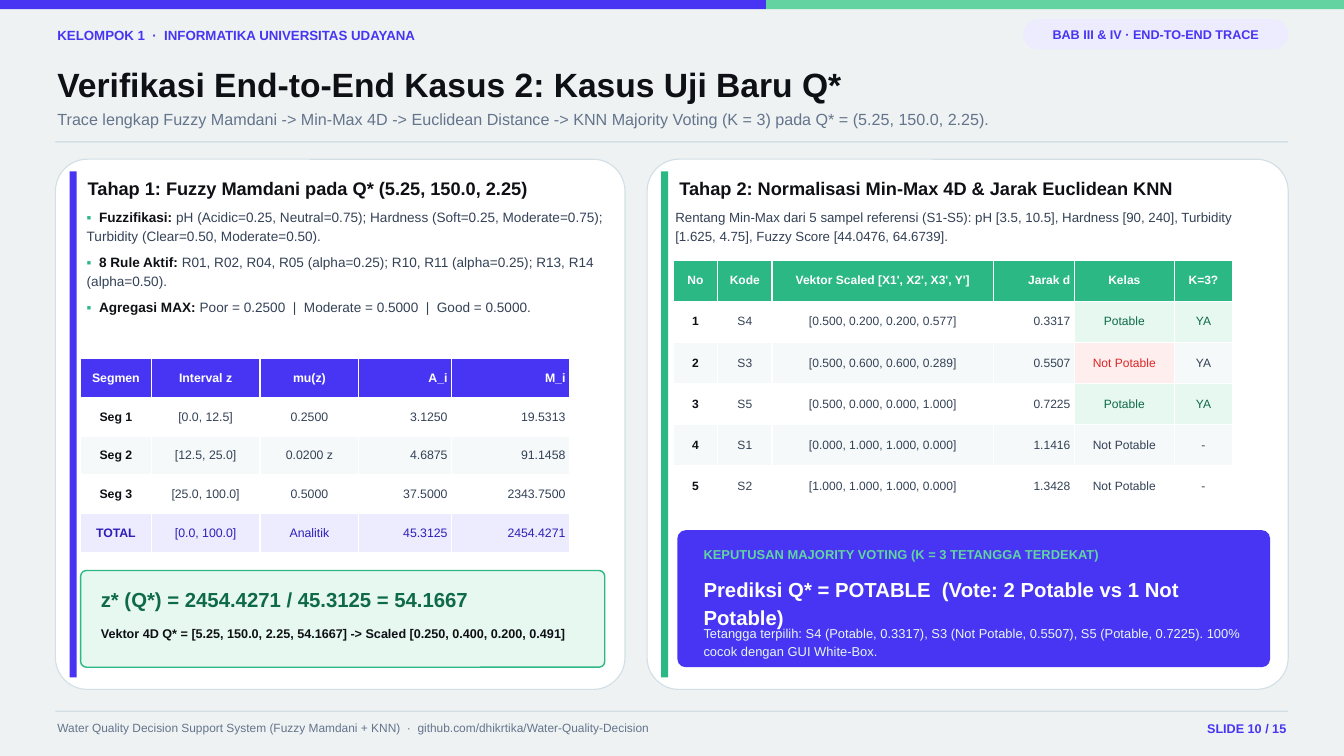
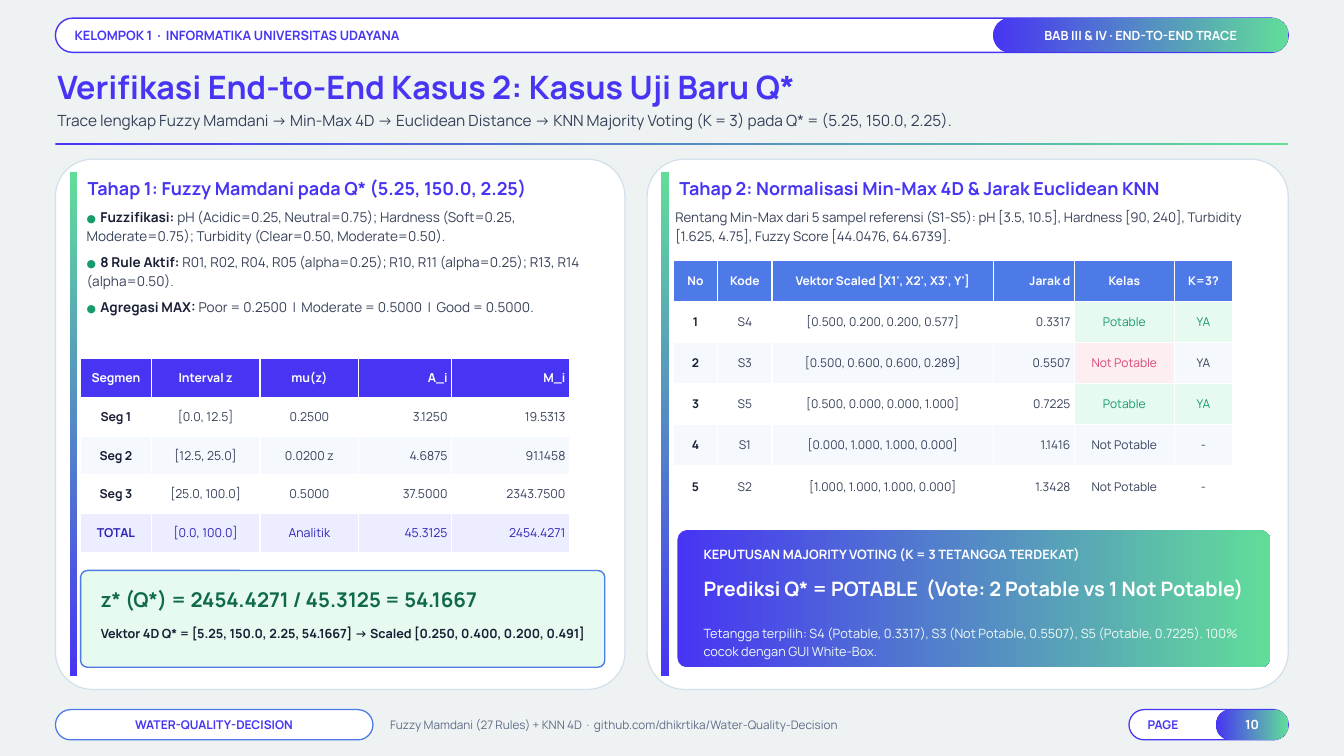
Before and after one commit to Niel-1/Water-Quality-Decision, a slide deck: slide 10 of docs/Presentasi_Final_Project_TLF_Kelompok_1.pptx. Drawn at 1344x756 pixels with LibreOffice and Linux fonts; fonts in the diff are those of the drawing; background and template pictures are left out. Boxes give left, top, right and bottom in pixels: in the first picture for what was removed or moved away, otherwise in the second. Text is boxed around its words. In the diff, an @@ line names an element or a change of style, - is before the commit and + after.

```diff
--- a/docs/Presentasi_Final_Project_TLF_Kelompok_1.pptx
+++ b/docs/Presentasi_Final_Project_TLF_Kelompok_1.pptx
@@ rectangle removed at bbox=[0, 0, 766, 9] @@
@@ rounded rectangle "KELOMPOK 1 · INFORMATIKA UNIVERSITAS ...": place and size @@
-rounded rectangle "KELOMPOK 1 · INFORMATIKA UNIVERSITAS ..." at bbox=[57, 30, 415, 40]
+rounded rectangle "KELOMPOK 1 · INFORMATIKA UNIVERSITAS ..." at bbox=[55, 18, 1289, 52]
@@ rounded rectangle "KELOMPOK 1 · INFORMATIKA UNIVERSITAS ..." at bbox=[55, 18, 1289, 52]: size 9.5 to 9.2 pt, font Arial to Manrope; line spacing 1.18 to 1; vertical alignment top to middle; fill none to #FFFFFF; outline none to #4735F3 1 pt @@
@@ rectangle removed at bbox=[766, 0, 1344, 9] @@
@@ rounded rectangle "BAB III & IV · ...": place and size @@
-rounded rectangle "BAB III & IV · ..." at bbox=[1023, 19, 1289, 49]
+rounded rectangle "BAB III & IV · ..." at bbox=[993, 18, 1289, 52]
@@ rounded rectangle "BAB III & IV · ..." at bbox=[993, 18, 1289, 52]: font Arial to Manrope, text colour #4735F3 to #FFFFFF; fill #EDEBFE to gradient #4735F3 to #61DD99 @@
@@ text "Verifikasi End-to-End Kasus 2: Kasus ..." at bbox=[57, 75, 795, 107]: size 24 to 23 pt, font Arial to Manrope, text colour #0F1015 to #4735F3 @@
@@ text "Trace lengkap Fuzzy Mamdani -> ..." at bbox=[57, 113, 952, 130]: size 11.5 to 11 pt, font Arial to Manrope, text colour #64748B to #364158 @@
@@ rectangle at bbox=[55, 143, 1289, 145]: fill #D3DFE5 to gradient #4735F3 to #61DD99 @@
@@ rounded rectangle at bbox=[55, 159, 625, 690]: outline #D3DFE5 0.8 pt to #D2DFEC 0.85 pt; proportions changed @@
@@ rectangle at bbox=[70, 172, 77, 677]: fill #4735F3 to gradient #4735F3 to #61DD99 @@
@@ text "Tahap 1: Fuzzy Mamdani pada ..." at bbox=[88, 179, 527, 200]: size 13 to 12.8 pt, font Arial to Manrope, text colour #0F1015 to #4735F3 @@
@@ rounded rectangle at bbox=[647, 159, 1289, 690]: outline #D3DFE5 0.8 pt to #D2DFEC 0.85 pt; proportions changed @@
@@ rectangle at bbox=[661, 172, 668, 677]: fill #2BB885 to gradient #4735F3 to #61DD99 @@
@@ text "Tahap 2: Normalisasi Min-Max 4D ..." at bbox=[679, 182, 1159, 200]: size 13 to 12.8 pt, font Arial to Manrope, text colour #0F1015 to #4735F3 @@
@@ text "Rentang Min-Max dari 5 sampel ..." at bbox=[675, 210, 1242, 244]: font Arial to Manrope, text colour #334155 to #364158 @@
@@ text at bbox=[87, 210, 580, 316]: text changed; font Arial to Manrope; text colour #334155 to #364158 @@
-▪ Fuzzifikasi: pH (Acidic=0.25, Neutral=0.75); Hardness (Soft=0.25, Moderate=0.75); Turbidity (Clear=0.50, Moderate=0.50).
-▪ 8 Rule Aktif: R01, R02, R04, R05 (alpha=0.25); R10, R11 (alpha=0.25); R13, R14 (alpha=0.50).
-▪ Agregasi MAX: Poor = 0.2500 | Moderate = 0.5000 | Good = 0.5000.
+● Fuzzifikasi: pH (Acidic=0.25, Neutral=0.75); Hardness (Soft=0.25, Moderate=0.75); Turbidity (Clear=0.50, Moderate=0.50).
+● 8 Rule Aktif: R01, R02, R04, R05 (alpha=0.25); R10, R11 (alpha=0.25); R13, R14 (alpha=0.50).
+● Agregasi MAX: Poor = 0.2500 | Moderate = 0.5000 | Good = 0.5000.
@@ table at bbox=[674, 260, 1233, 507] @@
@@ fill #2BB885 to #4E7AE8 in row 1 @@
@@ fill #E6F8F0 to #E6FAF0 in 4 cells @@
@@ fill #F6F9FA to #F5F8FD in 11 cells @@
@@ fill #FEEEEE to #FDEEF2 in row 3, column 5 @@
@@ font Arial to Manrope @@
@@ text colour #0F1015 to #181E34 in "1", "2", "3", "4" and 1 more places @@
@@ text colour #334155 to #364158 in "S4", "[0.500, 0.200, 0.200, 0.577]", "0.3317", "S3" and 16 more places @@
@@ text colour #0F6A49 to #169B6A in "Potable", "YA", "Potable", "YA" @@
@@ text colour #DC2626 to #D9466F in "Not Potable" @@
@@ table at bbox=[81, 359, 570, 553] @@
@@ fill #F6F9FA to #F5F8FD in row 3 @@
@@ fill #EDEBFE to #ECEEFF in row 5 @@
@@ font Arial to Manrope @@
@@ text colour #0F1015 to #181E34 in "Seg 1", "Seg 2", "Seg 3" @@
@@ text colour #334155 to #364158 in "[0.0, 12.5]", "0.2500", "3.1250", "19.5313" and 8 more places @@
@@ text colour #2D1FB8 to #3124B8 in "TOTAL", "[0.0, 100.0]", "Analitik", "45.3125" and 1 more places @@
@@ rounded rectangle at bbox=[678, 530, 1270, 667]: fill #4735F3 to gradient #4735F3 to #61DD99; proportions changed @@
@@ text "KEPUTUSAN MAJORITY VOTING (K = ..." at bbox=[704, 548, 1080, 561]: font Arial to Manrope, text colour #63D4A1 to #FFFFFF @@
@@ rounded rectangle at bbox=[81, 571, 605, 667]: fill #E6F8F0 to #E6FAF0; outline #2BB885 1 pt to #4E7AE8 1 pt; proportions changed @@
@@ text "z* (Q*) = 2454.4271 / ..." at bbox=[101, 590, 477, 611]: font Arial to Manrope @@
@@ text "Prediksi Q* = POTABLE (Vote: ..." at bbox=[704, 579, 1244, 600]: size 14.5 to 14.2 pt, font Arial to Manrope @@
@@ text "Vektor 4D Q* = [5.25, ..." at bbox=[101, 626, 585, 641]: font Arial to Manrope, text colour #0F1015 to #181E34 @@
@@ text "Tetangga terpilih: S4 (Potable, 0.3317), ..." at bbox=[704, 627, 1238, 659]: size 9.2 to 9.1 pt, font Arial to Manrope, text colour #E6F8F0 to #F0FBF7 @@
@@ rectangle removed at bbox=[55, 711, 1289, 712] @@
@@ rounded rectangle added at bbox=[55, 710, 373, 740], fill #FFFFFF, outline #4E7AE8 0.9 pt, 8.6 pt, text #4735F3, bold @@
+WATER-QUALITY-DECISION
@@ text at bbox=[390, 719, 838, 732]: text changed; size 8.5 to 8.4 pt; font Arial to Manrope; text colour #64748B to #5E6C86 @@
-Water Quality Decision Support System (Fuzzy Mamdani + KNN) · github.com/dhikrtika/Water-Quality-Decision
+Fuzzy Mamdani (27 Rules) + KNN 4D · github.com/dhikrtika/Water-Quality-Decision
@@ rounded rectangle added at bbox=[1129, 710, 1289, 740], fill #FFFFFF, outline #4735F3 0.9 pt, 8.6 pt, text #4735F3, bold @@
+PAGE
@@ rounded rectangle "10": place and size @@
-rounded rectangle "10" at bbox=[1207, 724, 1286, 733]
+rounded rectangle "10" at bbox=[1216, 710, 1289, 740]
@@ rounded rectangle "10" at bbox=[1216, 710, 1289, 740]: vertical alignment top to middle; fill none to gradient #4735F3 to #61DD99 @@
@@ text in rounded rectangle at bbox=[1245, 719, 1259, 729]: text changed; font Arial to Manrope; text colour #4735F3 to #FFFFFF @@
-SLIDE 10 / 15
+10
```
Also in this commit, not shown: 14 other slides changed, 2 other files.
